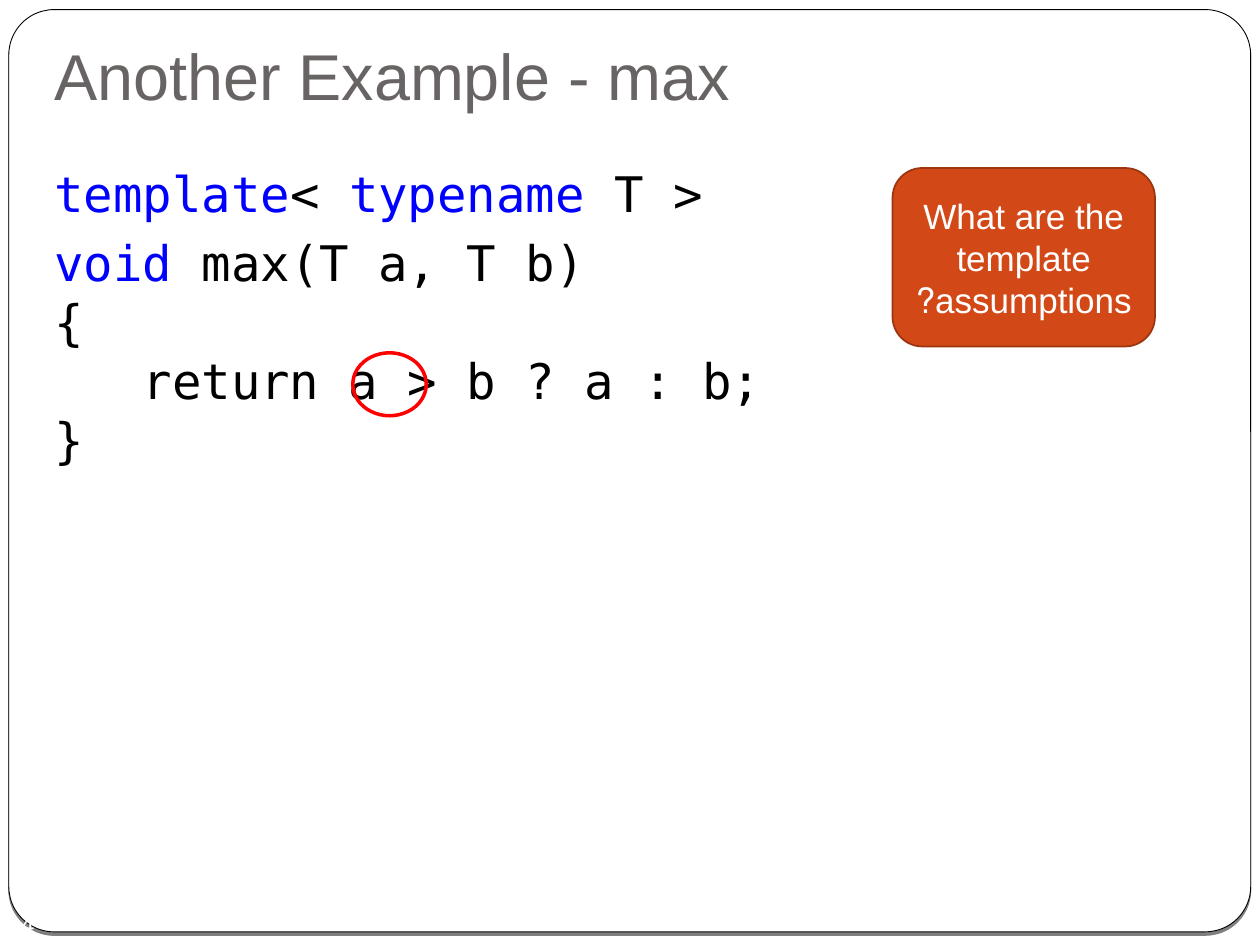
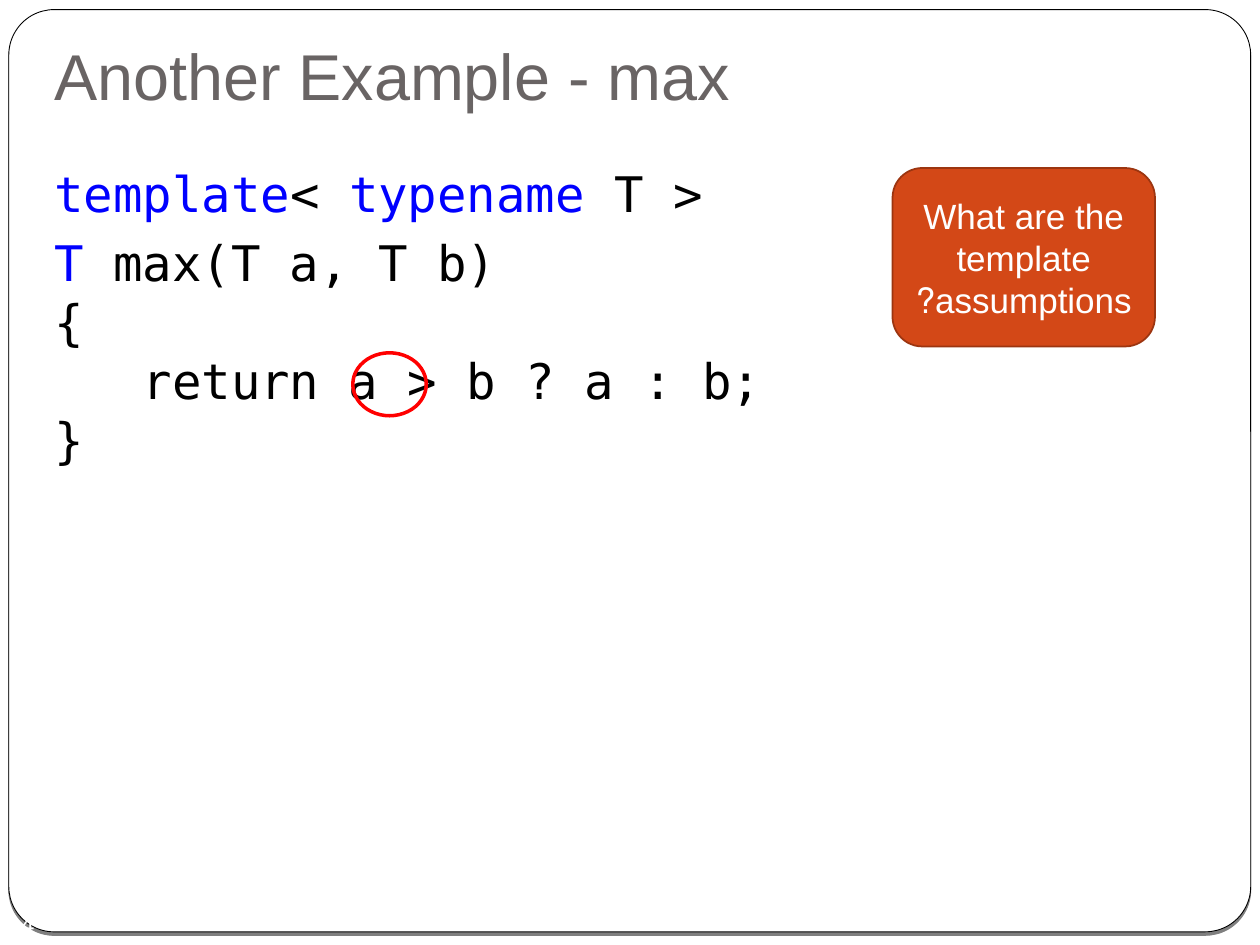
Before and after one commit to cpp-at-ariel/cpp-5779, a slide deck: slide 14 of 08-templates-iterators/slides.odp. Drawn at 1260x945 pixels with LibreOffice and Linux fonts; fonts in the diff are those of the drawing. Boxes give left, top, right and bottom in pixels: in the first picture for what was removed or moved away, otherwise in the second. Text is boxed around its words. In the diff, an @@ line names an element or a change of style, - is before the commit and + after.

```diff
--- a/08-templates-iterators/slides.odp
+++ b/08-templates-iterators/slides.odp
@@ text at [54,243,761,410]: text changed @@
-void max(T a, T b)
-{
-return a > b ? a : b;
-}
+T max(T a, T b)
+{
+return a > b ? a : b;
+}
```
Also in this commit, not shown: 6 other slides changed, 1 slide added, 1 slide removed, 7 other files.
